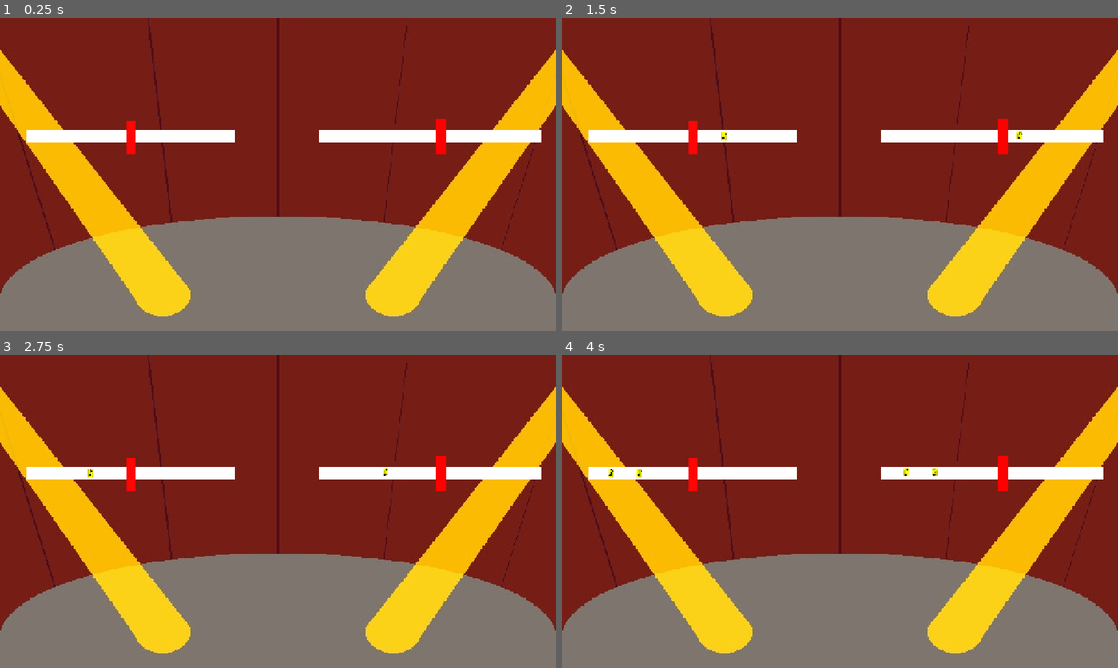
Above: before the commit, frames 1-4 (two rows, left to right).
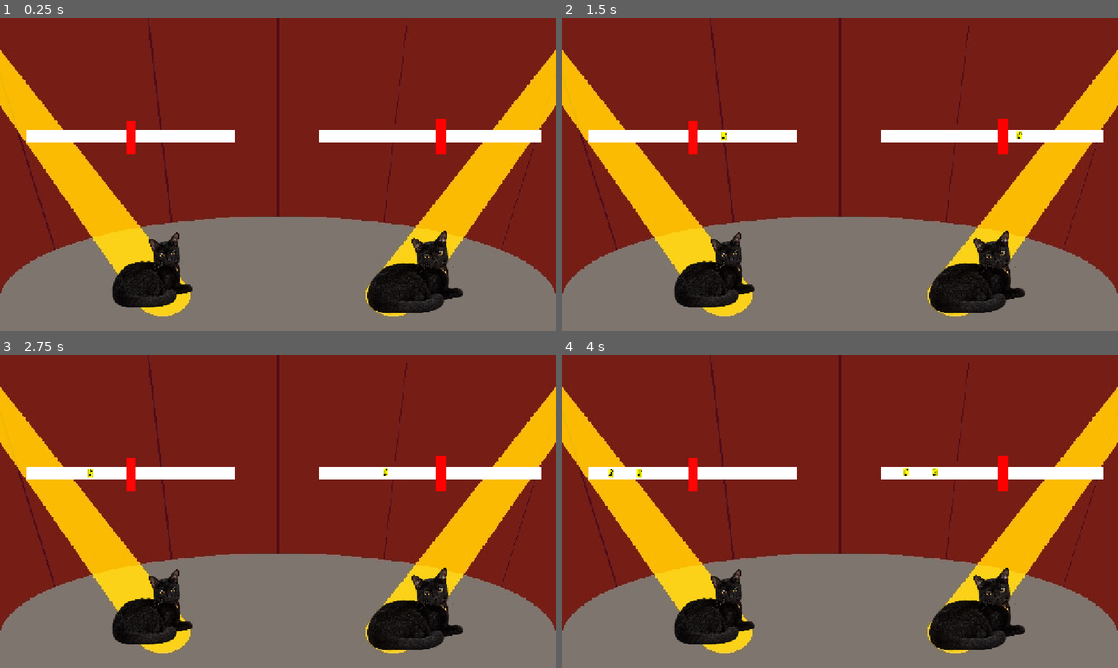
Above: after the commit, the same moments.

Repository: CAHSI-Game-Studios/CGS-project
Game: Godot game, scene res://games/gameB/scenes/GameBScene.tscn
Same seed, same stepped clock (60 frames per second), same inputs: the game is played once before the commit and once after it. This scene is started directly instead of the project's main scene.
Inputs (mouse positions are in pixels of both pictures, inside the frame that each line leads up to):
- Up to frame 1 (0.25 s): no input
- Up to frame 2 (1.5 s): tap Enter (ui_accept) at 0.5, 0.77 s; move the mouse to (962, 158) at 0.52 s; hold W (move_up) 0.53-1.28 s; tap D (d_note) at 0.6 s; click (962, 158) at 0.67 s; move the mouse to (728, 190) at 1.27 s; hold S (move_down) from 1.28 s (still down); tap J (j_note) at 1.35 s
- Up to frame 3 (2.75 s): tap Enter (ui_accept) at 1.52, 2 s; move the mouse to (333, 442) at 2.02 s; release S (move_down) at 2.03 s; hold W (move_up) from 2.03 s (still down); tap K (k_note) at 2.1 s
- Up to frame 4 (4 s): tap Enter (ui_accept) at 2.75, 3.02, 3.5, 3.77 s; move the mouse to (812, 574) at 2.77 s; tap T (open_terminal) at 2.85 s; click (812, 574) at 2.92 s; move the mouse to (1006, 558) at 3.52 s; release W (move_up) at 3.53 s; hold A (move_left) from 3.53 s (still down); tap D (d_note) at 3.6 s

The runs differ from the first frame. In frame 1, 4.6% of the frame differs, in the area x 20-84%, y 68-95%; in frame 2, 4.6%; in frame 3, 4.6%; in frame 4, 4.6%.
Error before the commit: Invalid access to property or key '_on_hit_zone_area_entered' on a base object of type 'null instance'. (res://games/gameB/scripts/game_b_scene.gd:39)

Commit message:
fixed merge conflicts and minor bugs

Diff:
--- a/src/games/gameB/scenes/GameBScene.tscn
+++ b/src/games/gameB/scenes/GameBScene.tscn
@@ -10,9 +10,13 @@
 [node name="WaitTime" type="Timer" parent="." unique_id=1233303639]
 
 [node name="GameBplayer" parent="." unique_id=1405707498 instance=ExtResource("3_svbff")]
-position = Vector2(206, 960)
+z_index = 1
+position = Vector2(-236, 1069)
 
 [node name="player_b_enemy" parent="." unique_id=1418312323 instance=ExtResource("3_uhp4j")]
+z_index = 1
+position = Vector2(953.00006, 587)
+scale = Vector2(0.17, 0.17)
 
 [connection signal="lane_pressed" from="GameBplayer" to="." method="_on_game_bplayer_lane_pressed"]
 [connection signal="score_changed" from="player_b_enemy" to="." method="_on_enemy_score_changed"]
--- a/src/games/gameB/scenes/player_b_enemy.tscn
+++ b/src/games/gameB/scenes/player_b_enemy.tscn
@@ -1,8 +1,10 @@
 [gd_scene format=3 uid="uid://bg0robho1wk0i"]
 
 [ext_resource type="Script" uid="uid://djw0snqwa6q8g" path="res://games/gameB/scripts/enemy.gd" id="1_wxkd2"]
+[ext_resource type="Texture2D" uid="uid://81ppbf36wc7r" path="res://core/assets/Nova.png" id="2_kinus"]
 
 [node name="Enemy" type="Node2D" unique_id=1418312323]
 script = ExtResource("1_wxkd2")
 
 [node name="Sprite2D" type="Sprite2D" parent="." unique_id=833615943]
+texture = ExtResource("2_kinus")
--- a/src/games/gameB/scripts/game_b_scene.gd
+++ b/src/games/gameB/scripts/game_b_scene.gd
@@ -7,7 +7,7 @@
 @onready var gameplay_scene = preload("res://games/gameB/scenes/CollisionDemo.tscn")
 @onready var difficulty_select_scene = preload("res://games/gameB/scenes/Difficulty_Select.tscn")
 @onready var player = $GameBplayer
-@onready var enemy: RhythmEnemy = $Enemy
+@onready var enemy: RhythmEnemy = $player_b_enemy
 @onready var end_scene = preload("res://games/gameB/scenes/EndScene.tscn")
 #Keep track of the score to determine wether the game was won or lost
 
